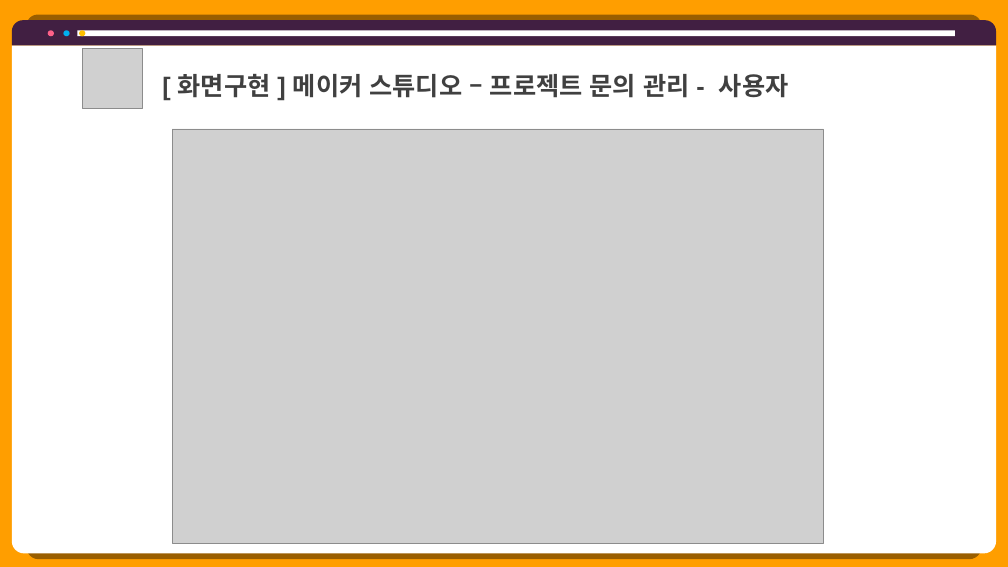
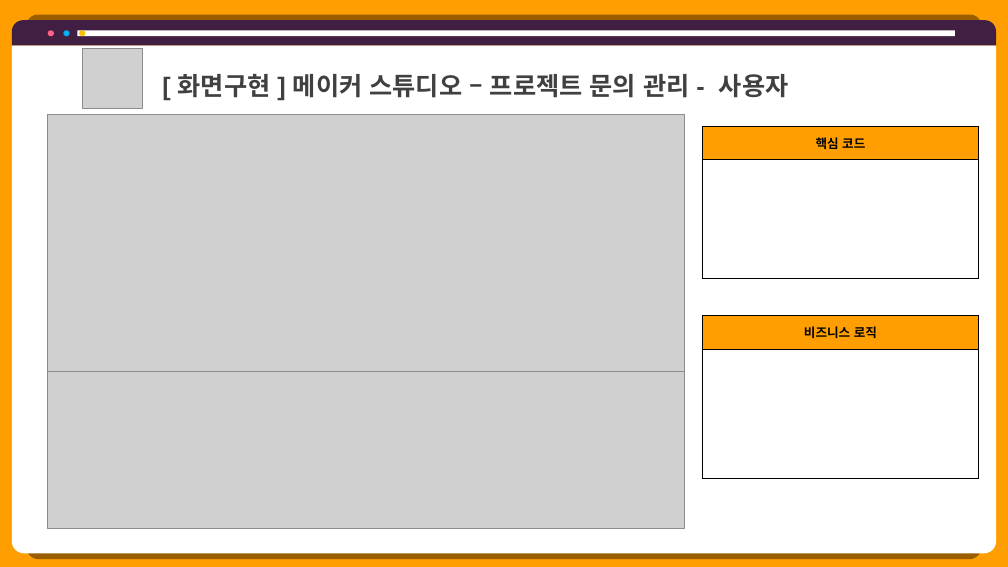
Before and after one commit to hhsw07/ezen-academy-projects, a slide deck: slide 30 of 0 발표용 파워포인트/project06 - 파워포인트 종합 - 현태.pptx (slide 35 before the commit). Drawn at 1008x567 pixels with LibreOffice and Linux fonts; fonts in the diff are those of the drawing; grey boxes stand for pictures. Boxes give left, top, right and bottom in pixels: in the first picture for what was removed or moved away, otherwise in the second. Text is boxed around its words. In the diff, an @@ line names an element or a change of style, - is before the commit and + after.

```diff
--- a/0 발표용 파워포인트/project06 - 파워포인트 종합 - 현태.pptx
+++ b/0 발표용 파워포인트/project06 - 파워포인트 종합 - 현태.pptx
@@ picture added at (48,115,684,399) @@
@@ picture removed at (172,129,823,544) @@
@@ table added at (702,126,979,279), 2 rows, 1 columns @@
+핵심 코드
+
@@ table added at (702,315,979,479), 2 rows, 1 columns @@
+비즈니스 로직
+
@@ picture added at (48,372,684,529) @@
```
Also in this commit, not shown: 37 other slides changed, 1 slide added, 6 slides removed, 14 other files.
